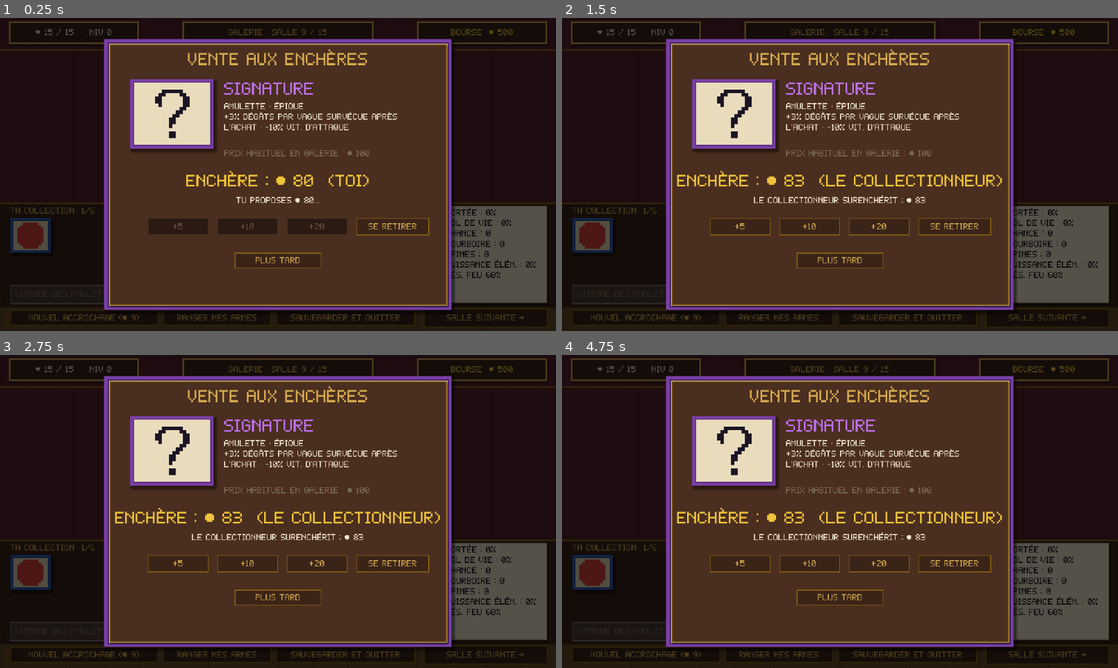
Above: before the commit, frames 1-4 (two rows, left to right).
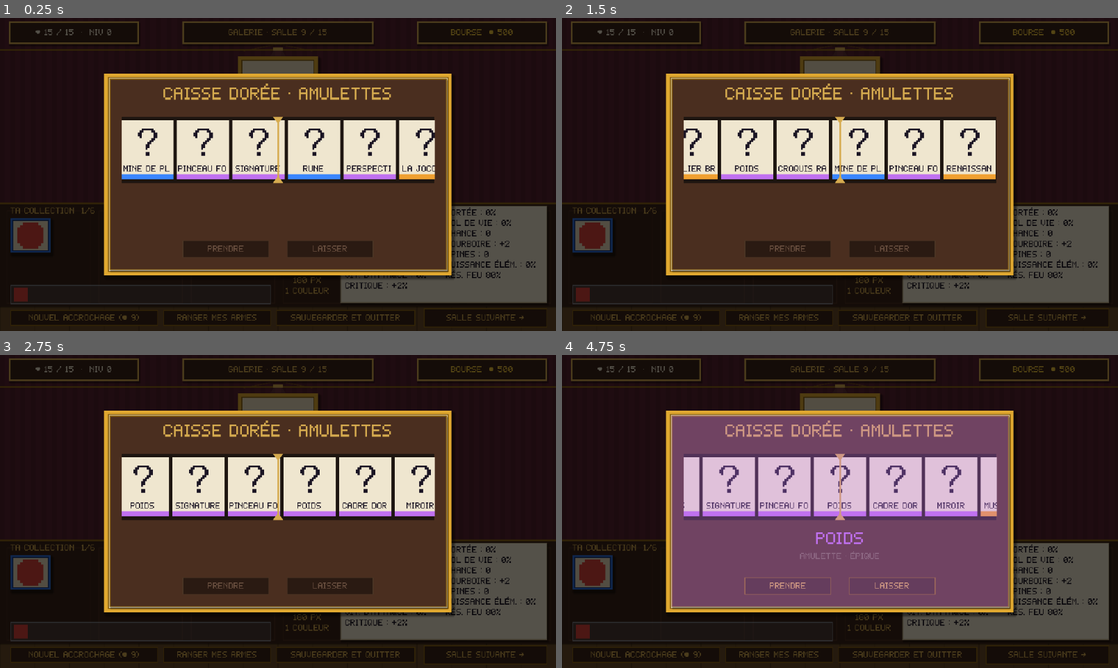
Above: after the commit, the same moments.

Repository: Vltbcq/VowelGame
Game: Godot game, scene res://tests/eventtest.tscn
Same seed, same stepped clock (60 frames per second), same inputs: the game is played once before the commit and once after it. This scene is started directly instead of the project's main scene.
Inputs (mouse positions are in pixels of both pictures, inside the frame that each line leads up to):
- Up to frame 1 (0.25 s): no input
- Up to frame 2 (1.5 s): tap Enter at 0.5 s; drag from (840, 174) to (895, 105) at 0.52 s; drag from (728, 190) to (812, 237) at 1.27 s
- Up to frame 3 (2.75 s): move the mouse to (333, 442) at 2.02 s; hold D from 2.03 s (still down); tap P at 2.1 s; click (333, 442) at 2.17 s
- Up to frame 4 (4.75 s): release D at 2.75 s; drag from (812, 574) to (673, 464) at 2.77 s; move the mouse to (1006, 558) at 3.52 s; hold A 3.53-4.25 s; tap Keypad Enter at 3.6 s; click (1006, 558) at 3.67 s; tap Space at 3.77 s; click (856, 527) at 4.25 s, where only the run before the commit has a clickable "Enchérir"

The runs differ from the first frame. In frame 1, 34% of the frame differs, in the area x 2-92%, y 6-94%; in frame 2, 33%; in frame 3, 33%; in frame 4, 54%.
Error before the commit: Invalid access to property or key 'i' on a base object of type 'Dictionary'. (res://tests/eventtest.gd:154)

Commit message:
Nouvelle amulette épique « Case opening » : la boutique ne vend plus que des caisses
- 6 caisses : Bois / Argent / Or × Armes ou Amulettes, chances de rareté propres à chaque caisse
- Prix = valeur moyenne du contenu −20 % (moins cher globalement)
- Ouverture façon CS:GO (bande qui défile sous un curseur), puis Prendre ou Laisser l'objet
- Achat unique ; avec Case opening, le Capital n'a plus d'effet

Co-Authored-By: Claude Opus 5.5 <noreply@anthropic.com>

Diff:
--- a/scripts/autoload/run.gd
+++ b/scripts/autoload/run.gd
@@ -38,6 +38,11 @@
 ## Boutique : une case « potion » (1 fois sur 2) et, à part, une case « événement »
 ## (35 % des boutiques, un des événements au hasard : ~7 % chacun).
 const POTION_CHANCE := 0.5
+## Case opening : la boutique ne vend plus que des caisses (Bois / Argent / Or, Armes ou Amulettes).
+## CASE_ODDS[caisse] = % de [commune, rare, épique, légendaire] ; prix = valeur moyenne du contenu −20 %.
+const CASE_NAMES := ["Caisse en bois", "Caisse d'argent", "Caisse dorée"]
+const CASE_ODDS := [[75.0, 22.0, 3.0, 0.0], [10.0, 65.0, 22.0, 3.0], [0.0, 20.0, 65.0, 15.0]]
+const CASE_DISCOUNT := 0.8
 const EVENTS := ["roulette", "scratch", "auction", "restorer", "patron"]
 const EVENT_CHANCE := 0.35
 const SCRATCH_PRICE := 8
@@ -647,6 +652,8 @@
 ## Le Capital : les armes et amulettes à vendre coûtent toutes le prix moyen de la vague
 ## (et le Capital lui-même coûte toujours ce prix-là).
 func apply_capital() -> void:
+	if amulet_count("case_opening") > 0:
+		return   # Case opening : les caisses ont leur propre prix (le Capital n'a plus d'effet)
 	var avg := avg_item_price()
 	var owned := amulet_count("capital") > 0
 	for o in shop_offers:
@@ -654,6 +661,42 @@
 			continue
 		if owned or (o.type == "amulet" and o.id == "capital"):
 			o.price = avg
+
+
+func make_case(tier: int, kind: String) -> Dictionary:
+	var base := 0.0
+	for r in 4:
+		base += CASE_ODDS[tier][r] / 100.0 * (WeaponDB.PRICE[r] if kind == "weapon" else AmuletDB.PRICE[r])
+	return {"type": "case", "id": "case", "tier": tier, "kind": kind, "rar": tier,
+		"price": maxi(1, roundi(base * price_mult() * CASE_DISCOUNT)), "sold": false}
+
+
+## Objets possibles d'une rareté pour une caisse (débloqués, limites, légendaires uniques).
+func case_pool(kind: String, rar: int) -> Array:
+	if kind == "weapon":
+		return WeaponDB.allowed_for(rar).filter(func(t): return Meta.item_open(ItemUnlockDB.key_weapon(t))).map(
+			func(t): return {"type": "weapon", "wtype": t, "rar": rar})
+	return amulet_candidates(rar).filter(func(d): return d.id != "case_opening").map(
+		func(d): return {"type": "amulet", "id": d.id, "rar": rar})
+
+
+## Tire un objet d'une caisse (si une rareté est vide, on descend d'un cran).
+func roll_case_item(tier: int, kind: String) -> Dictionary:
+	var odds: Array = CASE_ODDS[tier]
+	var r := randf() * 100.0
+	var rar := 0
+	var acc := 0.0
+	for k in 4:
+		acc += odds[k]
+		if r < acc:
+			rar = k
+			break
+	while rar >= 0:
+		var pool := case_pool(kind, rar)
+		if not pool.is_empty():
+			return pool.pick_random()
+		rar -= 1
+	return {}
 
 
 func roll_rarity() -> int:
@@ -684,6 +727,10 @@
 	var offered := {}
 	for i in n:
 		var rar := roll_rarity()
+		if amulet_count("case_opening") > 0:
+			# Case opening : une caisse à la place (la rareté tirée donne la caisse)
+			shop_offers.append(make_case(mini(rar, 2), "weapon" if randf() < 0.4 else "amulet"))
+			continue
 		if randf() < 0.4:
 			# Les armes spéciales n'apparaissent qu'à partir de leur rareté minimum.
 			var type: String = WeaponDB.allowed_for(rar).filter(func(t): return Meta.item_open(ItemUnlockDB.key_weapon(t))).pick_random()
--- a/scripts/data/amulet_db.gd
+++ b/scripts/data/amulet_db.gd
@@ -39,6 +39,7 @@
 	{"id": "encre_rouge", "ink": 18, "name": "Encre rouge", "rar": 0, "stat": "lifesteal", "v": 2.0, "desc": "+{v}% vol de vie · {m} armure", "malus": ["armor", -1.0]},
 	{"id": "petard", "ink": 20, "name": "Pétard", "rar": 0, "flag": true, "desc": "+25% dégâts des explosions (Marteau, Mortier, éclats de Lumière, Rature...) · {m}% vit. d'attaque", "malus": ["atk_speed", -4.0]},
 	{"id": "capital", "ink": 36, "name": "Le Capital", "rar": 2, "flag": true, "limit": 1, "desc": "Toutes les armes et amulettes de la boutique coûtent le PRIX MOYEN de la vague (il coûte lui-même ce prix) · achat unique"},
+	{"id": "case_opening", "ink": 34, "name": "Case opening", "rar": 2, "flag": true, "limit": 1, "desc": "La boutique ne vend plus que des CAISSES (Bois, Argent, Or ; armes ou amulettes), 20% moins chères que leur contenu · achat unique"},
 	{"id": "fusain", "ink": 22, "name": "Fusain", "rar": 0, "stat": "atk_speed", "v": 12.0, "desc": "+{v}% vit. d'attaque · {m} PV max", "malus": ["max_hp", -3.0]},
 	# Rares
 	{"id": "sangsue", "ink": 30, "name": "Sangsue", "rar": 1, "stat": "lifesteal", "v": 4.0, "desc": "+{v}% vol de vie · {m} régénération", "malus": ["regen", -1.0]},
--- a/scripts/ui/shop_screen.gd
+++ b/scripts/ui/shop_screen.gd
@@ -24,6 +24,7 @@
 const FRAME_HEAL := [Color("5d9a6a"), Color("2e5a38")]
 const FRAME_ROULETTE := [Color("b8322a"), Color("1d1a1a")]
 const FRAME_EVENT := [Color("2a8a8a"), Color("134444")]
+const CASE_FRAME := [[Color("8a5a2b"), Color("4a2e14")], [Color("b8c0c8"), Color("5a6068")], [Color("e0a830"), Color("8c6414")]]
 const EVENT_TYPES := ["roulette", "scratch", "auction", "restorer", "patron"]
 const WHEEL_RED := Color("c8322a")
 const WHEEL_BLACK := Color("221e1e")
@@ -223,6 +224,20 @@
 			desc = "Mise ton or : Rouge ou Noir ×2, Vert ×36."
 			frame_cols = FRAME_ROULETTE
 			icon = _wheel_icon()
+		"case":
+			var kname := "Armes" if o.kind == "weapon" else "Amulettes"
+			oname = "%s" % Run.CASE_NAMES[o.tier]
+			kind = "Caisse · %s" % kname
+			var od: Array = Run.CASE_ODDS[o.tier]
+			var parts := []
+			for r in 4:
+				if od[r] > 0.0:
+					parts.append("%s %d%%" % [["Com.", "Rare", "Épi.", "Lég."][r], roundi(od[r])])
+			desc = " · ".join(parts)
+			frame_cols = CASE_FRAME[o.tier]
+			icon = _case_icon(o.tier, o.kind)
+			if o.kind == "weapon" and Run.weapons.size() >= Run.max_weapons():
+				full = true
 		"scratch":
 			oname = "Ticket à gratter"
 			kind = "Jeu de hasard"
@@ -255,7 +270,7 @@
 	spots.append(Rect2(pos, Vector2(fw, 64)))
 	var pic := UI.thumb(icon, Vector2(fw - 16, 48))
 	UI.put(frame, pic, Vector2(8, 8), Vector2(fw - 16, 48))
-	frame.tooltip_text = kind if o.type in EVENT_TYPES or o.type == "heal" else Pal.RARITY_NAMES_F[o.rar]
+	frame.tooltip_text = kind if o.type in EVENT_TYPES or o.type in ["heal", "case"] else Pal.RARITY_NAMES_F[o.rar]
 	if o.get("new", false) and not o.sold:
 		var ukey := ItemUnlockDB.key_weapon(o.wtype) if o.type == "weapon" else ItemUnlockDB.key_amulet(o.id)
 		if ItemUnlockDB.CONDS.has(ukey):
@@ -290,7 +305,7 @@
 		# Pastille rouge des galeries : œuvre vendue
 		var dot := _Dot.new()
 		UI.put(ct, dot, Vector2(fw - 14, 77), Vector2(14, 14))
-		var sold_txt: String = {"roulette": "JOUÉ", "scratch": "JOUÉ", "auction": "ADJUGÉ", "restorer": "PARTI", "patron": "PARTI"}.get(o.type, "VENDU")
+		var sold_txt: String = {"case": "OUVERTE", "roulette": "JOUÉ", "scratch": "JOUÉ", "auction": "ADJUGÉ", "restorer": "PARTI", "patron": "PARTI"}.get(o.type, "VENDU")
 		UI.put(ct, UI.label(sold_txt, 10, STICKER), Vector2(4, 79), Vector2(fw - 20, 12))
 		frame.modulate = Color(1, 1, 1, 0.55)
 		return
@@ -304,7 +319,9 @@
 		b.disabled = Run.gold <= int(o.bid)
 	elif o.type == "restorer":
 		b.disabled = Run.restorable().is_empty()
-	if full and o.get("id", "") == "seve":
+	if full and o.type == "case":
+		b.tooltip_text = "Plus de place pour une arme : revends-en une d'abord."
+	elif full and o.get("id", "") == "seve":
 		b.tooltip_text = "Tu as déjà un Élixir de sève pour la vague suivante."
 	elif full and o.type == "weapon":
 		b.tooltip_text = "Tu as déjà %d armes : revends-en une." % Run.max_weapons()
@@ -457,6 +474,9 @@
 		_open_roulette(i)
 		return
 	match o.type:
+		"case":
+			_open_case(i)
+			return
 		"scratch":
 			_open_scratch(i)
 			return
@@ -1121,3 +1141,144 @@
 	UI.hotkey(_ev_button(inner, "Refuser", Vector2(144, 196), Vector2(100, 18), func():
 		o.sold = true
 		_ev_close()), [KEY_ESCAPE])
+
+
+# ------------------------------------------------------------------ Case opening (caisses façon CS:GO)
+
+func _case_icon(tier: int, kind: String) -> Image:
+	var n := 32
+	var img := Image.create_empty(n, n, false, Image.FORMAT_RGBA8)
+	var body: Color = [Color("a0692f"), Color("c9d0d8"), Color("e8b53a")][tier]
+	var dark: Color = [Color("5a3818"), Color("6a7078"), Color("8c6414")][tier]
+	img.fill_rect(Rect2i(3, 9, 26, 19), dark)
+	img.fill_rect(Rect2i(4, 10, 24, 17), body)
+	img.fill_rect(Rect2i(3, 9, 26, 5), dark)       # couvercle
+	img.fill_rect(Rect2i(4, 10, 24, 3), body.lightened(0.15))
+	img.fill_rect(Rect2i(14, 12, 4, 5), Pal.INK)    # serrure
+	img.fill_rect(Rect2i(15, 13, 2, 2), GOLD)
+	# emblème : épée (armes) ou pendentif (amulettes)
+	if kind == "weapon":
+		for k in 8:
+			img.set_pixel(12 + k, 25 - k, Pal.INK)
+		img.fill_rect(Rect2i(11, 22, 4, 1), Pal.INK)
+	else:
+		for y in range(19, 26):
+			for x in range(12, 21):
+				if Vector2(x - 16, y - 22.5).length() < 3.3:
+					img.set_pixel(x, y, Pal.INK)
+		img.fill_rect(Rect2i(15, 18, 2, 2), Pal.INK)
+	return img
+
+
+func _open_case(i: int) -> void:
+	var o: Dictionary = Run.shop_offers[i]
+	if ev_layer or Run.gold < o.price:
+		return
+	var won := Run.roll_case_item(int(o.tier), String(o.kind))
+	if won.is_empty():
+		return
+	Run.gold -= o.price
+	o.sold = true
+	var inner := _ev_window("%s · %s" % [Run.CASE_NAMES[o.tier].to_upper(), "ARMES" if o.kind == "weapon" else "AMULETTES"], CASE_FRAME[o.tier], 220.0)
+	# La bande : objets au hasard de la caisse, le gagnant à la case WIN
+	var items := []
+	for k in 44:
+		items.append(Run.roll_case_item(int(o.tier), String(o.kind)))
+	var WIN := 36
+	items[WIN] = won
+	var strip := _CaseStrip.new()
+	strip.shop = self
+	strip.items = items
+	strip.clip_contents = true
+	UI.put(inner, strip, Vector2(14, 44), Vector2(360, 76))
+	var res := UI.label("", 20, CARTEL, HORIZONTAL_ALIGNMENT_CENTER)
+	UI.put(inner, res, Vector2(0, 130), Vector2(388, 24))
+	var sub := UI.label("", 10, CARTEL_DIM, HORIZONTAL_ALIGNMENT_CENTER)
+	UI.put(inner, sub, Vector2(0, 156), Vector2(388, 12))
+	var take := _ev_button(inner, "Prendre", Vector2(84, 186), Vector2(100, 20), func(): _grant(won, 0))
+	take.disabled = true
+	var leave := _ev_button(inner, "Laisser", Vector2(204, 186), Vector2(100, 20), func(): _ev_close())
+	leave.tooltip_text = "Ne pas prendre cet objet (la caisse est quand même payée)"
+	leave.disabled = true
+	await strip.spin_to(WIN)
+	if not is_instance_valid(res):
+		return
+	res.text = _item_name(won).to_upper()
+	res.add_theme_color_override("font_color", Pal.RARITY[int(won.rar)])
+	sub.text = "%s · %s" % ["Arme" if won.type == "weapon" else "Amulette", Pal.RARITY_NAMES_F[int(won.rar)].to_lower()]
+	Sfx.play("level" if int(won.rar) >= 2 else "buy")
+	if int(won.rar) >= 2:
+		shake_flash(inner, Pal.RARITY[int(won.rar)])
+	take.disabled = false
+	leave.disabled = false
+	if won.type == "weapon" and Run.weapons.size() >= Run.max_weapons() and Run.fusion_match(won.wtype, int(won.rar)) < 0:
+		take.disabled = true
+		sub.text += " · plus de place pour une arme"
+
+
+## Petit éclat de couleur sur la fenêtre (épique / légendaire sorti).
+func shake_flash(node: Control, col: Color) -> void:
+	var fl := ColorRect.new()
+	fl.color = Color(col, 0.55)
+	fl.mouse_filter = Control.MOUSE_FILTER_IGNORE
+	UI.put(node, fl, Vector2.ZERO, node.size)
+	var tw := fl.create_tween()
+	tw.tween_property(fl, "color:a", 0.0, 0.6)
+	tw.tween_callback(fl.queue_free)
+
+
+class _CaseStrip extends Control:
+	var shop: ShopScreen
+	var items: Array = []
+	var offset := 0.0          # défilement (px)
+	var last_cell := -1
+	var icons := {}
+	const CELL := 64.0
+
+	func _icon(it: Dictionary) -> Texture2D:
+		var key := "%s_%s_%d" % [it.type, it.get("wtype", it.get("id", "")), it.rar]
+		if not icons.has(key):
+			icons[key] = ImageTexture.create_from_image(shop._item_icon(it))
+		return icons[key]
+
+	func _draw() -> void:
+		draw_rect(Rect2(Vector2.ZERO, size), Color("1d1510"))
+		var mid := size.x / 2.0
+		for k in items.size():
+			var x := k * CELL - offset + mid - CELL / 2.0
+			if x < -CELL or x > size.x:
+				continue
+			var it: Dictionary = items[k]
+			var col: Color = Pal.RARITY[int(it.rar)]
+			var r := Rect2(Vector2(x + 2, 4), Vector2(CELL - 4, size.y - 8))
+			draw_rect(r, Color("efe6cf"))
+			draw_rect(Rect2(r.position + Vector2(0, r.size.y - 6), Vector2(r.size.x, 6)), col)
+			var tex := _icon(it)
+			var ts := Vector2(tex.get_size())
+			var sc := minf(36.0 / ts.x, 36.0 / ts.y)
+			draw_texture_rect(tex, Rect2(r.get_center() - ts * sc / 2.0 - Vector2(0, 9), ts * sc), false)
+			# nom de l'objet (utile quand il n'est pas encore dessiné)
+			var font := get_theme_default_font()
+			draw_string(font, Vector2(r.position.x + 2, r.end.y - 9), shop._item_name(it), HORIZONTAL_ALIGNMENT_CENTER, r.size.x - 4, 10, Pal.INK)
+		# curseur central
+		draw_rect(Rect2(Vector2(mid - 1, 0), Vector2(2, size.y)), ShopScreen.GOLD)
+		draw_colored_polygon(PackedVector2Array([Vector2(mid - 6, 0), Vector2(mid + 6, 0), Vector2(mid, 8)]), ShopScreen.GOLD)
+		draw_colored_polygon(PackedVector2Array([Vector2(mid - 6, size.y), Vector2(mid + 6, size.y), Vector2(mid, size.y - 8)]), ShopScreen.GOLD)
+
+	func spin_to(k: int) -> void:
+		var target := k * CELL + randf_range(-CELL * 0.35, CELL * 0.35)
+		var tw := create_tween()
+		tw.tween_method(func(v: float):
+			offset = v
+			var c := int(roundf(v / CELL))
+			if c != last_cell:
+				last_cell = c
+				Sfx.play("click")
+			queue_redraw(), 0.0, target, 4.2).set_trans(Tween.TRANS_QUART).set_ease(Tween.EASE_OUT)
+		await tw.finished
+		# se recale au centre de la case gagnante
+		var tw2 := create_tween()
+		tw2.tween_method(func(v: float):
+			offset = v
+			queue_redraw(), offset, k * CELL, 0.25)
+		await tw2.finished
--- a/tests/eventtest.gd
+++ b/tests/eventtest.gd
@@ -98,6 +98,45 @@
 	_check(same and not capital_again, "Capital possédé : tout au prix moyen (● %d), plus jamais reproposé" % Run.avg_item_price())
 	Run.amulets = []
 	Run.recompute()
+	# Case opening : que des caisses, moins chères que leur contenu, et on peut laisser l'objet
+	Run.set_amulet_art("case_opening", _blob(16, 20), "")
+	Run.add_amulet("case_opening", Run.amulet_art["case_opening"].image, Vector2i(24, 24))
+	Run.wave = 8
+	Run.roll_shop()
+	var only_cases := Run.shop_offers.filter(func(o): return o.type in ["weapon", "amulet"]).is_empty() 		and Run.shop_offers.any(func(o): return o.type == "case")
+	_check(only_cases, "Case opening : la boutique ne vend que des caisses")
+	for tier in 3:
+		for kind in ["weapon", "amulet"]:
+			var c := Run.make_case(tier, kind)
+			var val := 0.0
+			var rars := [0, 0, 0, 0]
+			for k in 2000:
+				var it := Run.roll_case_item(tier, kind)
+				rars[int(it.rar)] += 1
+				val += (WeaponDB.PRICE if kind == "weapon" else AmuletDB.PRICE)[int(it.rar)] * Run.price_mult()
+			val /= 2000.0
+			print("     %s %s : prix ● %d, valeur moyenne du contenu %.0f, raretés %s" % [Run.CASE_NAMES[tier], kind, c.price, val, rars])
+			_check(c.price < val * 0.9, "Case opening : %s (%s) moins chère que son contenu" % [Run.CASE_NAMES[tier], kind])
+	Run.gold = 500
+	var cshop := _shop([Run.make_case(0, "weapon"), Run.make_case(1, "amulet"), Run.make_case(2, "weapon"), Run.make_case(2, "amulet"), Run.make_event("scratch")])
+	await get_tree().process_frame
+	await _shot("boutique_caisses")
+	cshop.queue_free()
+	var shop := _shop([Run.make_case(2, "amulet")])
+	shop._open_case(0)
+	await get_tree().create_timer(2.0).timeout
+	await _shot("caisse_ouverture")
+	await get_tree().create_timer(3.0).timeout
+	await _shot("caisse_ouverte")
+	var leave: Array = shop.ev_layer.find_children("*", "Button", true, false).filter(func(b): return b.text == "Laisser")
+	_check(leave.size() == 1 and not leave[0].disabled and Run.gold == 500 - int(Run.shop_offers[0].price), "Case opening : caisse payée, on peut laisser l'objet")
+	if leave.size() == 1:
+		leave[0].pressed.emit()
+	await get_tree().process_frame
+	_check(Run.shop_offers.size() == 1 and Run.shop_offers[0].sold, "Case opening : objet laissé, rien d'ajouté")
+	shop.queue_free()
+	Run.amulets = []
+	Run.recompute()
 	# Enchères : toujours épique ou légendaire
 	var low := 0
 	for k in 300:
@@ -107,7 +146,7 @@
 	_check(low == 0, "enchère : épique+, départ 60 %, plafond 70-140 %")
 
 	# --- Grattage : ~1 chance sur 3
-	var shop := _shop([Run.make_event("scratch")])
+	shop = _shop([Run.make_event("scratch")])
 	var wins := 0
 	var tries := 60
 	for k in tries:
Not shown, changed: README.md
